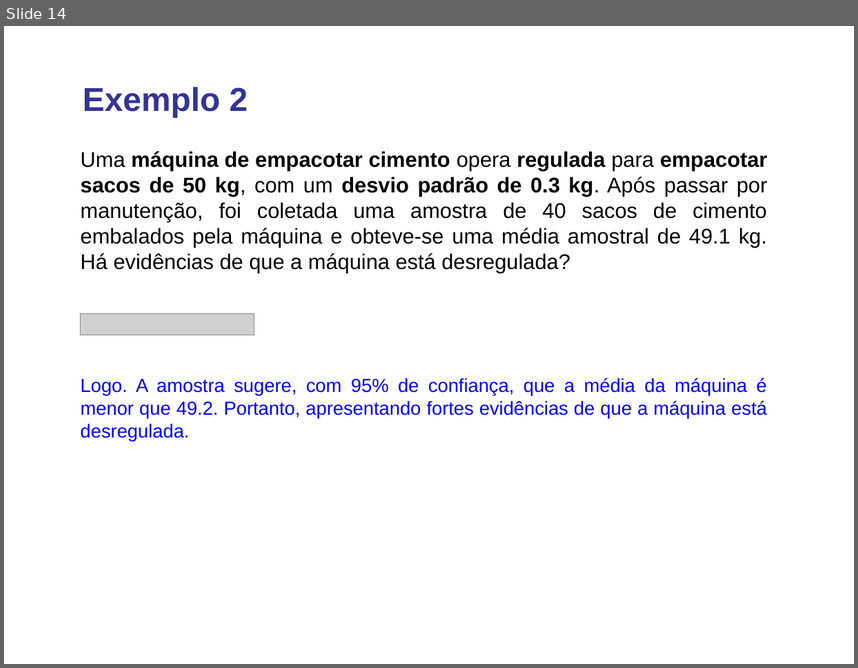
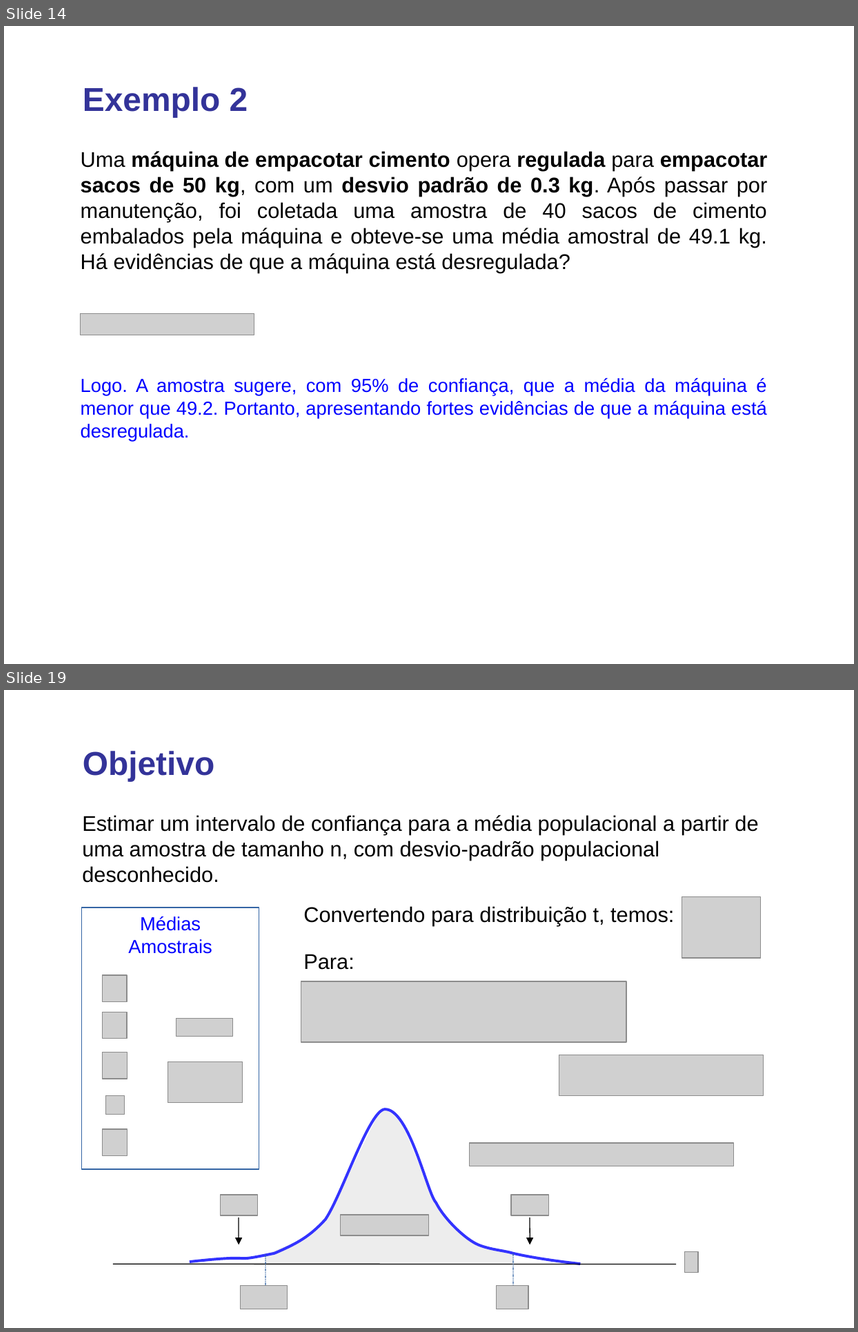
Before and after one commit to lansaviniec/estatistica, a slide deck: 7 estimativas e tamanhos amostrais.ppt. Shown one above the other, each under a label of ours: slide 14 before the commit, slides 14 and 19 after it; the slides between them are not shown. The pictures are 858x668 and 858x1332 pixels, drawn with LibreOffice and Linux fonts; fonts in the diff are those of the drawing; grey boxes stand for pictures. Boxes give left, top, right and bottom in pixels: in the first picture for what was removed or moved away, otherwise in the second. Text is boxed around its words. In the diff, an @@ line names an element or a change of style, - is before the commit and + after.

```diff
--- a/7 estimativas e tamanhos amostrais.ppt
+++ b/7 estimativas e tamanhos amostrais.ppt
@@ slide 19 added at (4, 690, 854, 1328), background #FFFFFF @@
@@ text added at (83, 751, 214, 781), 28 pt, text #333399, bold @@
+Objetivo
@@ text added at (82, 815, 758, 883), 18 pt, text #000000 @@
+Estimar um intervalo de confiança para a média populacional a partir de uma amostra de tamanho n, com desvio-padrão populacional desconhecido.
@@ picture added at (682, 896, 760, 958) @@
@@ text added at (303, 906, 674, 926), 18 pt, text #000000 @@
+Convertendo para distribuição t, temos:
@@ text added at (303, 954, 355, 969), 18 pt, text #000000 @@
+Para:
@@ picture added at (301, 982, 627, 1042) @@
@@ group added at (82, 907, 259, 1170): 7 pictures, 1 rectangle @@
+Médias
+Amostrais
@@ picture added at (559, 1055, 764, 1096) @@
@@ group added at (113, 1108, 734, 1309): 7 pictures, 3 lines, 2 freeform shapes, 2 arrows @@
```
Also in this commit, not shown: 3 slides changed, 13 other slides added, 1 other file.
